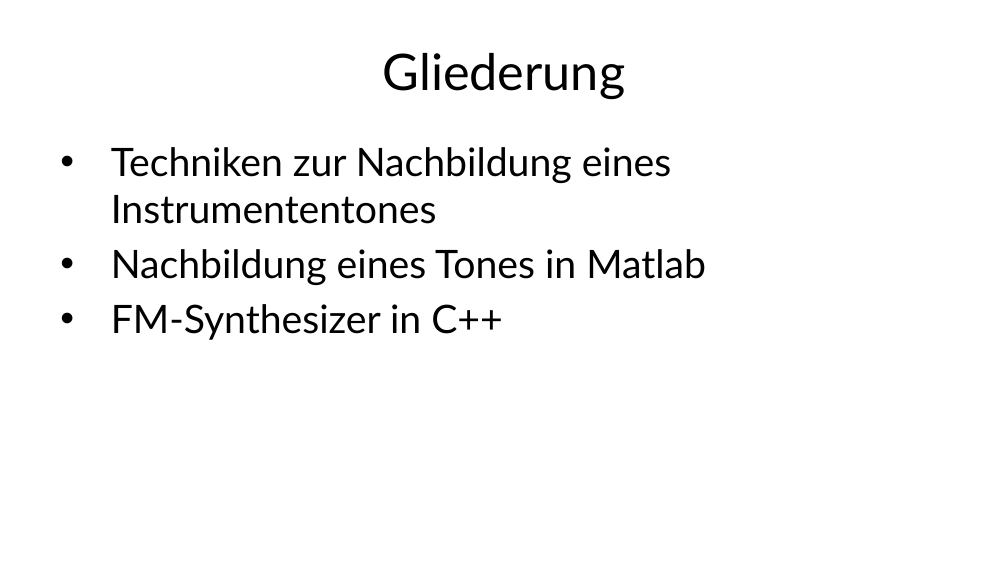
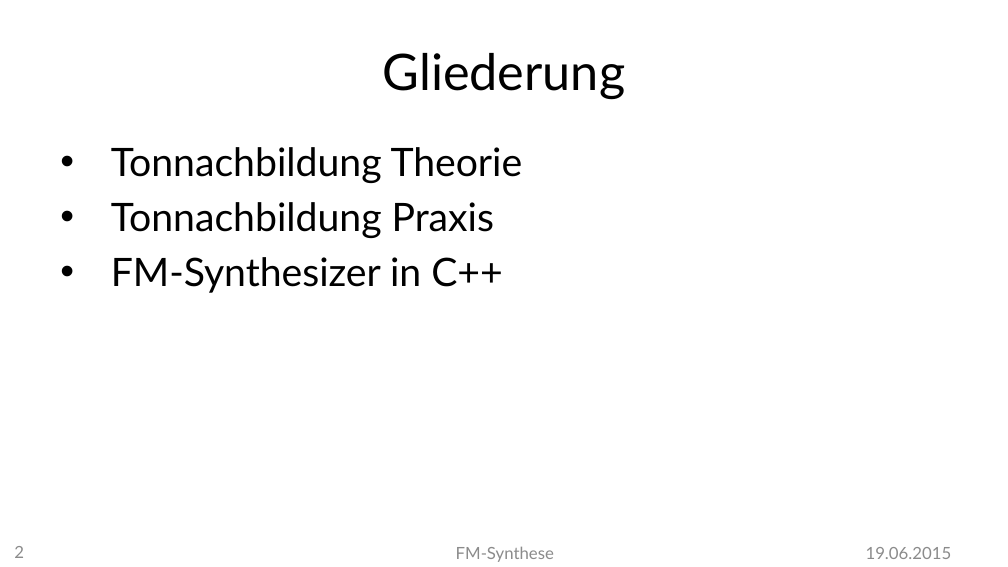
Before and after one commit to MBulli/VSeminar, a slide deck: slide 2 of Praesentation/FMSynthese-Gary.pptx. Drawn at 1008x567 pixels with LibreOffice and Linux fonts; fonts in the diff are those of the drawing; background and template pictures are left out. Boxes give left, top, right and bottom in pixels: in the first picture for what was removed or moved away, otherwise in the second. Text is boxed around its words. In the diff, an @@ line names an element or a change of style, - is before the commit and + after.

```diff
--- a/Praesentation/FMSynthese-Gary.pptx
+++ b/Praesentation/FMSynthese-Gary.pptx
@@ text at (111,147,523,238): text changed @@
-• Techniken zur Nachbildung eines Instrumententones
-• Nachbildung eines Tones in Matlab
+• Tonnachbildung Theorie
+• Tonnachbildung Praxis
@@ page number added at (14,546,24,558), 12 pt, text #8C8C8C @@
+2
@@ text added at (456,546,554,562), 12 pt, text #8C8C8C @@
+FM-Synthese
@@ text added at (866,547,952,559), 12 pt, text #8C8C8C @@
+19.06.2015
```
Also in this commit, not shown: 5 other slides changed, 1 slide added, 1 slide removed, 4 other files.
